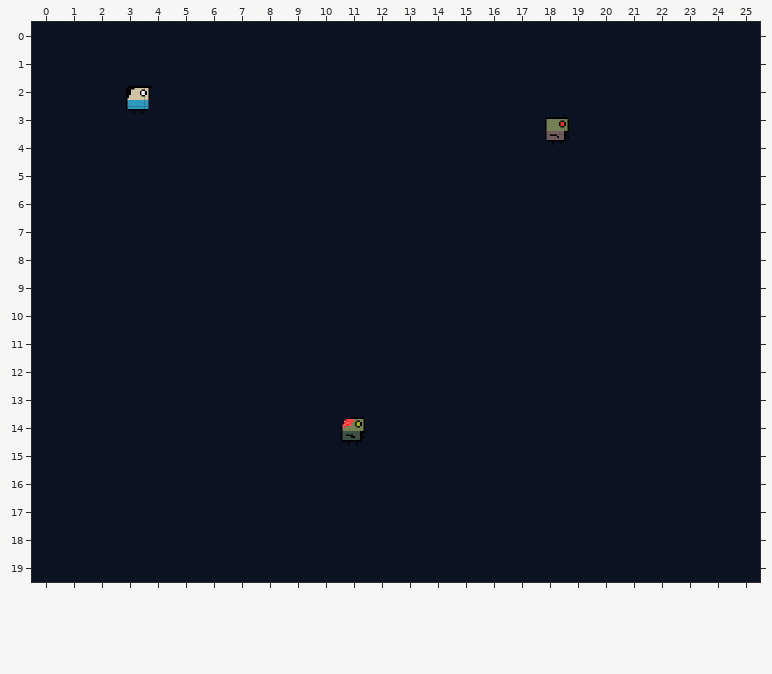
Tiled map -- src/tiled/level1.tmx. The picture above was drawn from the file before the commit.
Cells are 32x32 px. Shown: x 0..25, y 0..19.
After:
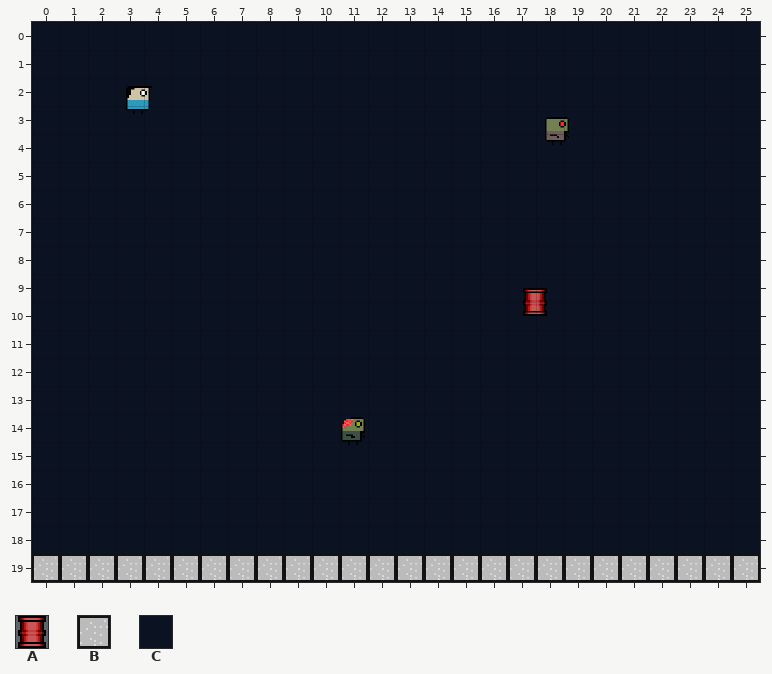
Key: from "barrel": A 0; from "spritesheet": B 18, C 21.
_ is an empty cell.
Objects are placed by their top-left corner, in cells (3,4 is the top-left corner of cell 3,4); size is 1x1 cell unless given.
Difference:
Layer "level":
y 19: x 0..25 CCCCCCCCCCCCCCCCCCCCCCCCCC -> BBBBBBBBBBBBBBBBBBBBBBBBBB
Layer "spawns":
added: A "barrel" at 17.5,9.5
